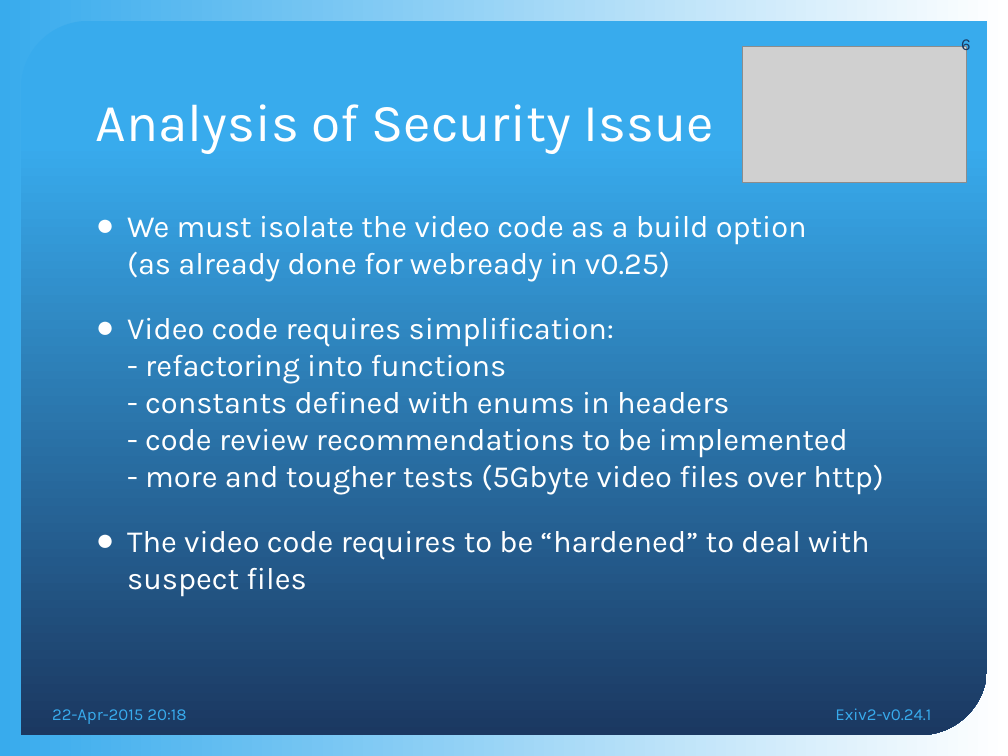
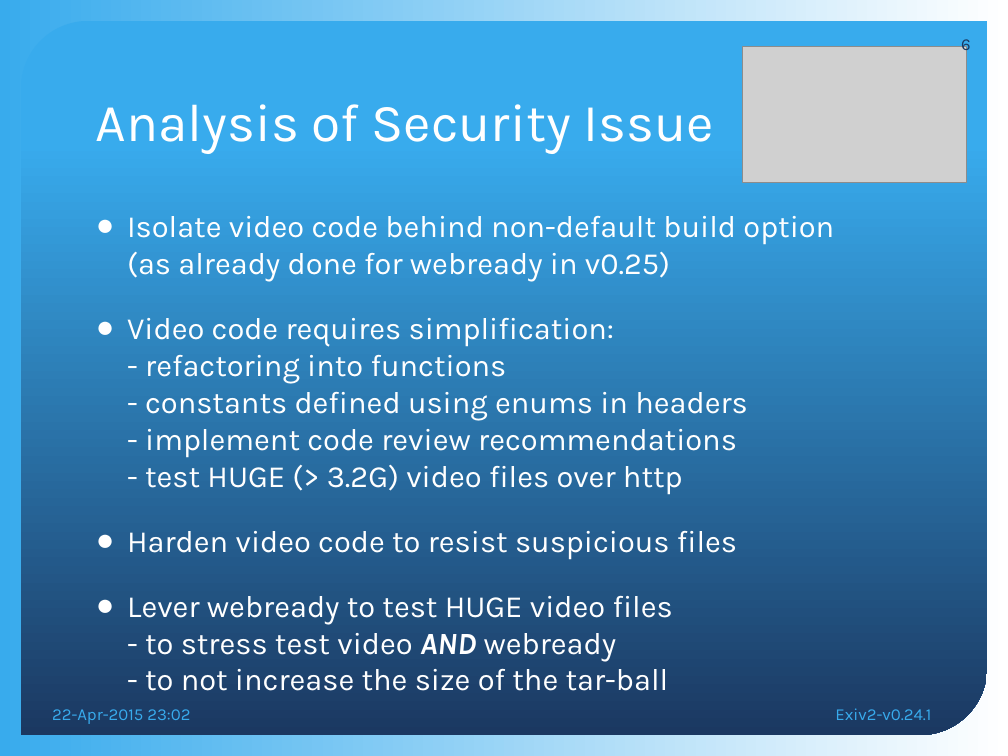
Before and after one commit to nehaljwani/team.exiv2.org, a slide deck: slide 6 of meetings/Exiv2-v0.24.1.pptx. Drawn at 1008x756 pixels with LibreOffice and Linux fonts; fonts in the diff are those of the drawing; grey boxes stand for pictures; background and template pictures are left out. Boxes give left, top, right and bottom in pixels: in the first picture for what was removed or moved away, otherwise in the second. Text is boxed around its words. In the diff, an @@ line names an element or a change of style, - is before the commit and + after.

```diff
--- a/meetings/Exiv2-v0.24.1.pptx
+++ b/meetings/Exiv2-v0.24.1.pptx
@@ text at bbox=[127, 216, 834, 691]: text changed @@
-● We must isolate the video code as a build option
-  (as already done for webready in v0.25)
-● Video code requires simplification:
-  - refactoring into functions
-  - constants defined with enums in headers
-  - code review recommendations to be implemented
-  - more and tougher tests (5Gbyte video files over http)
-● The video code requires to be “hardened” to deal with suspect files
+● Isolate video code behind non-default build option
+  (as already done for webready in v0.25)
+● Video code requires simplification:
+  - refactoring into functions
+  - constants defined using enums in headers
+  - implement code review recommendations
+  - test HUGE (> 3.2G) video files over http
+● Harden video code to resist suspicious files
+● Lever webready to test HUGE video files
+  - to stress test video AND webready
+  - to not increase the size of the tar-ball
@@ text at bbox=[52, 709, 190, 724]: text changed @@
-22-Apr-2015 20:18
+22-Apr-2015 23:02
```
Also in this commit, not shown: 8 other slides changed, 1 other file.
